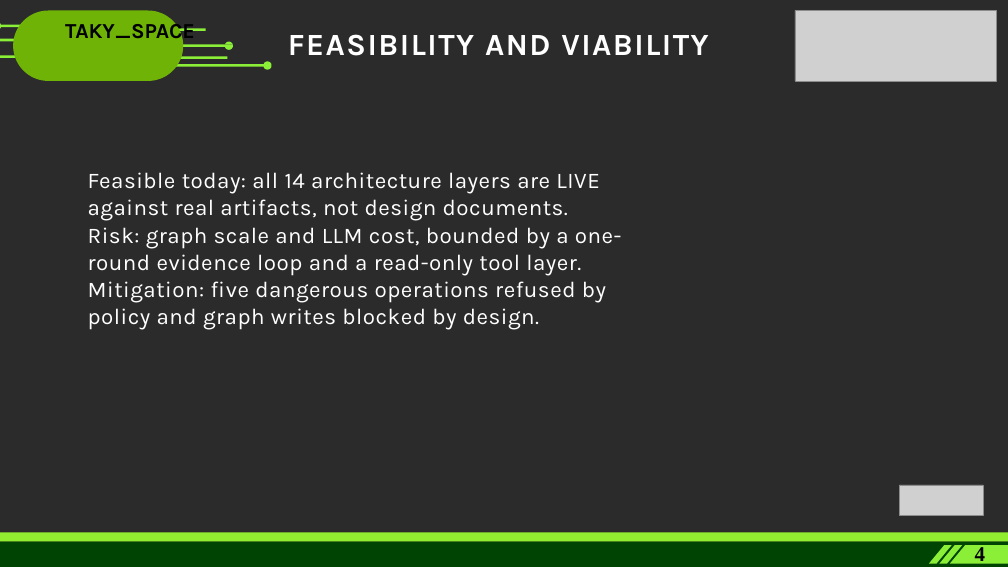
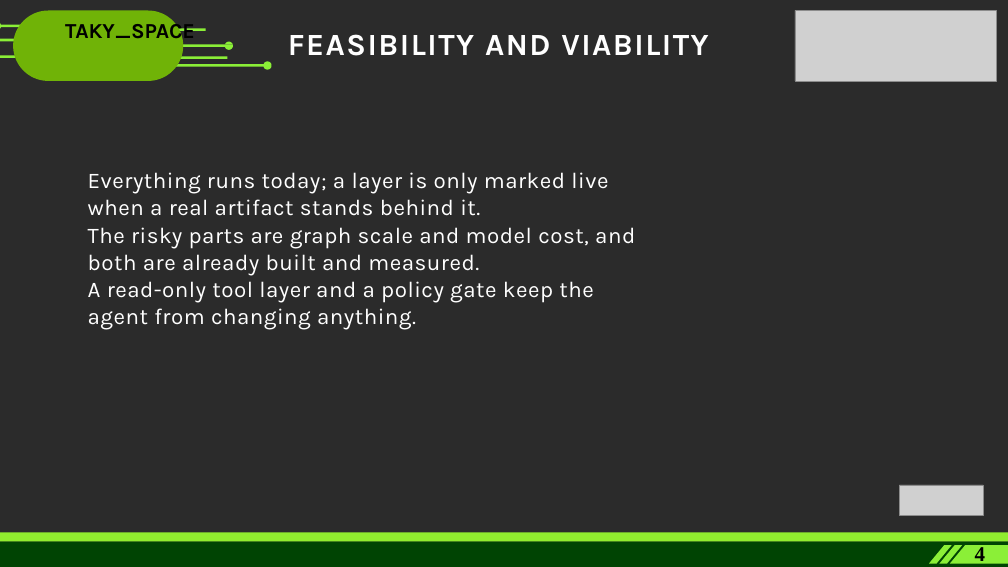
Before and after one commit to Taky170106/HHGOA, a slide deck: slide 4 of docs/HHGoa_2026_Presentation.pptx. Drawn at 1008x567 pixels with LibreOffice and Linux fonts; fonts in the diff are those of the drawing; grey boxes stand for pictures; background and template pictures are left out; a plain dark background stands for a picture behind light text. Boxes give left, top, right and bottom in pixels: in the first picture for what was removed or moved away, otherwise in the second. Text is boxed around its words. In the diff, an @@ line names an element or a change of style, - is before the commit and + after.

```diff
--- a/docs/HHGoa_2026_Presentation.pptx
+++ b/docs/HHGoa_2026_Presentation.pptx
@@ text at (x1=88, y1=172, x2=635, y2=330): text changed @@
-Feasible today: all 14 architecture layers are LIVE against real artifacts, not design documents.
-Risk: graph scale and LLM cost, bounded by a one-round evidence loop and a read-only tool layer.
-Mitigation: five dangerous operations refused by policy and graph writes blocked by design.
+Everything runs today; a layer is only marked live when a real artifact stands behind it.
+The risky parts are graph scale and model cost, and both are already built and measured.
+A read-only tool layer and a policy gate keep the agent from changing anything.
```
Also in this commit, not shown: 7 other slides changed.
